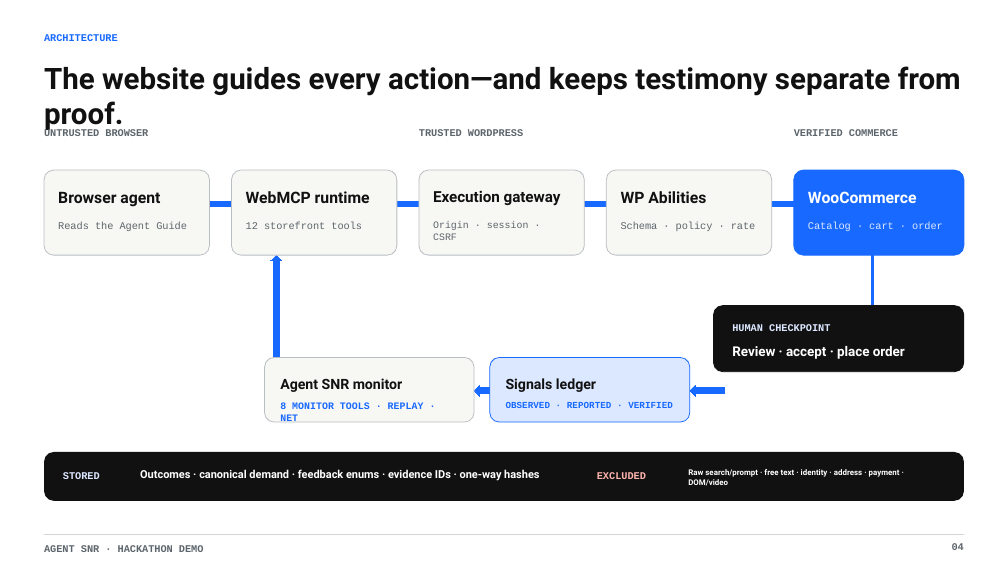
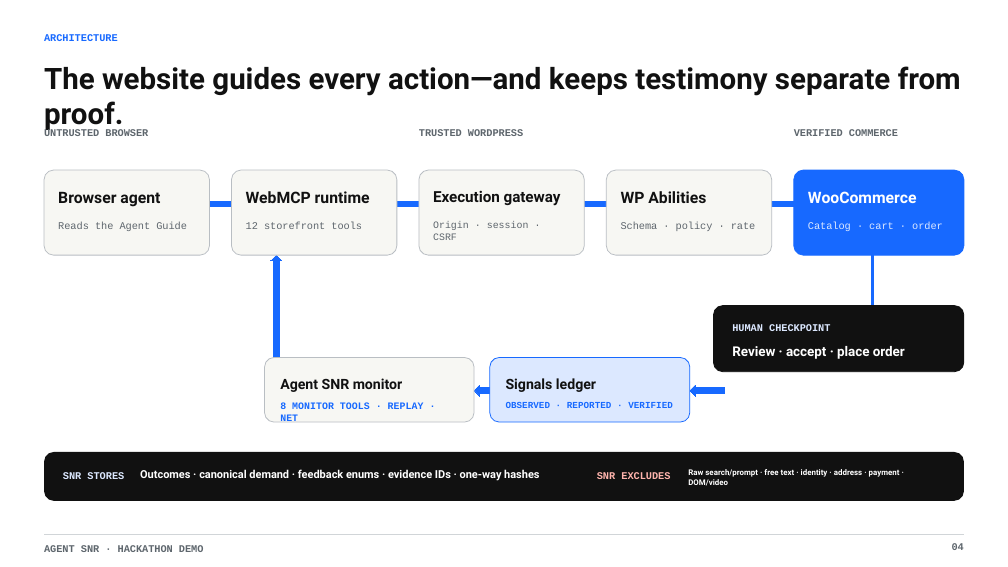
Before and after one commit to jiga/webmcp-agentSNR, a slide deck: slide 4 of submission/agent-snr-hackathon-demo.pptx. Drawn at 1008x567 pixels with LibreOffice and Linux fonts; fonts in the diff are those of the drawing. Boxes give left, top, right and bottom in pixels: in the first picture for what was removed or moved away, otherwise in the second. Text is boxed around its words. In the diff, an @@ line names an element or a change of style, - is before the commit and + after.

```diff
--- a/submission/agent-snr-hackathon-demo.pptx
+++ b/submission/agent-snr-hackathon-demo.pptx
@@ text at (63,472,124,483): text changed @@
-STORED
+SNR STORES
@@ text at (597,472,670,483): text changed @@
-EXCLUDED
+SNR EXCLUDES
```
Also in this commit, not shown: 4 other slides changed, 22 other files.
